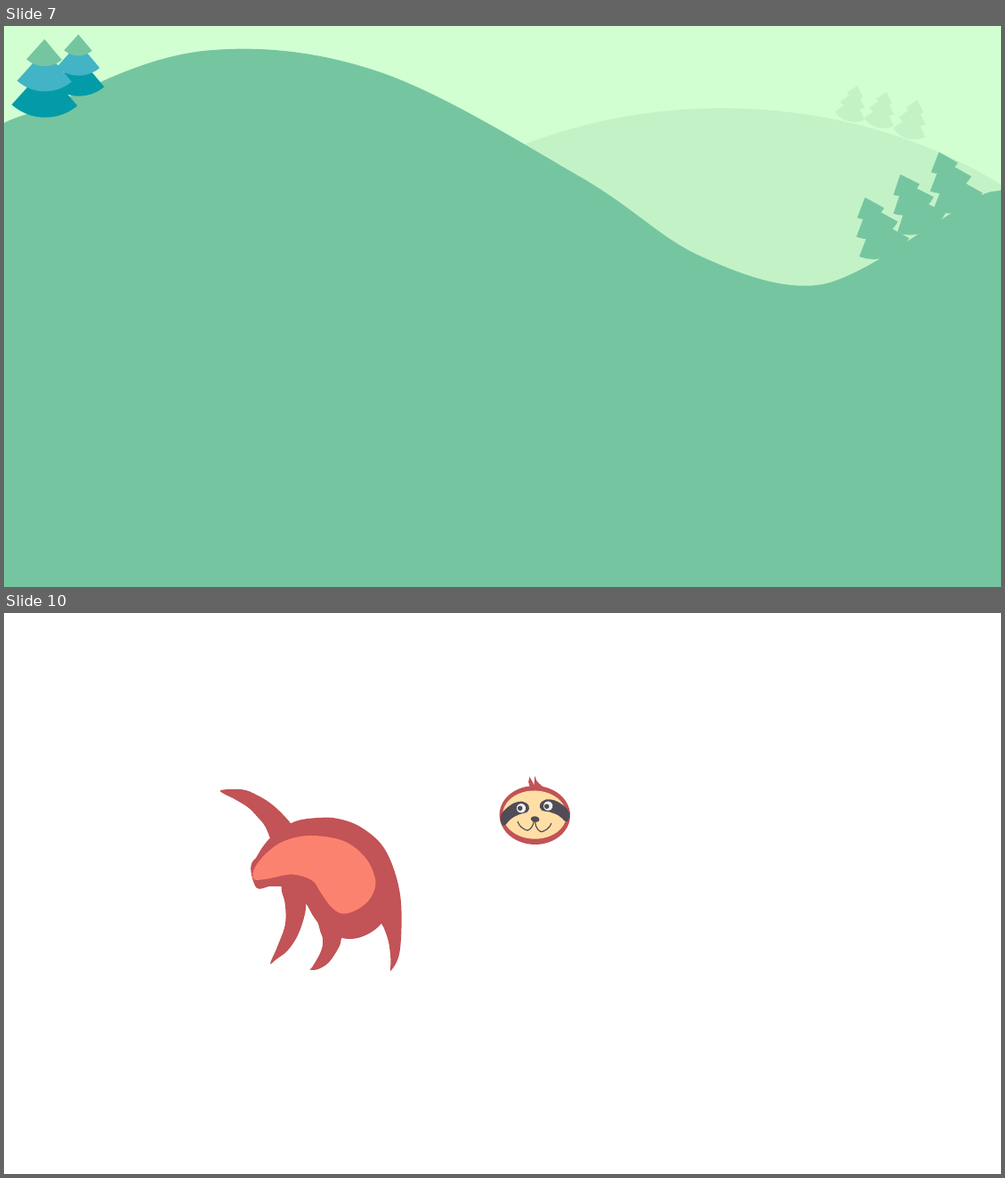
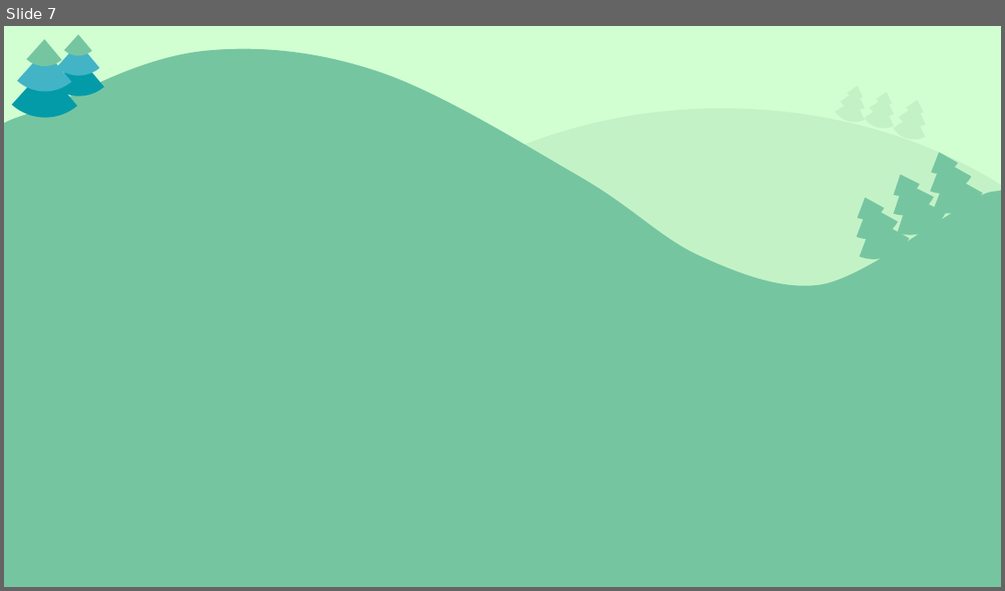
Before and after one commit to jessephamsg/project_4_FE, a slide deck: offline/project 4 interface 2.pptx. Shown one above the other, each under a label of ours: slides 7 and 10 before the commit, slide 7 after it; the slides between them are not shown. The pictures are 1005x1178 and 1005x591 pixels, drawn with LibreOffice and Linux fonts; fonts in the diff are those of the drawing. Boxes give left, top, right and bottom in pixels: in the first picture for what was removed or moved away, otherwise in the second. Text is boxed around its words. In the diff, an @@ line names an element or a change of style, - is before the commit and + after.

```diff
--- a/offline/project 4 interface 2.pptx
+++ b/offline/project 4 interface 2.pptx
@@ slide 10 removed at bbox=[4, 613, 1001, 1174], background #FFFFFF @@
@@ freeform shape removed at bbox=[220, 789, 308, 965] @@
@@ freeform shape removed at bbox=[254, 817, 402, 971] @@
@@ group removed at bbox=[496, 775, 573, 845]: 7 ellipses, 5 freeform shapes @@
@@ freeform shape removed at bbox=[251, 839, 390, 939] @@
@@ freeform shape removed at bbox=[252, 835, 376, 915] @@
@@ freeform shape removed at bbox=[309, 899, 342, 971] @@
```
Also in this commit, not shown: 1 slide added, 14 other files.
